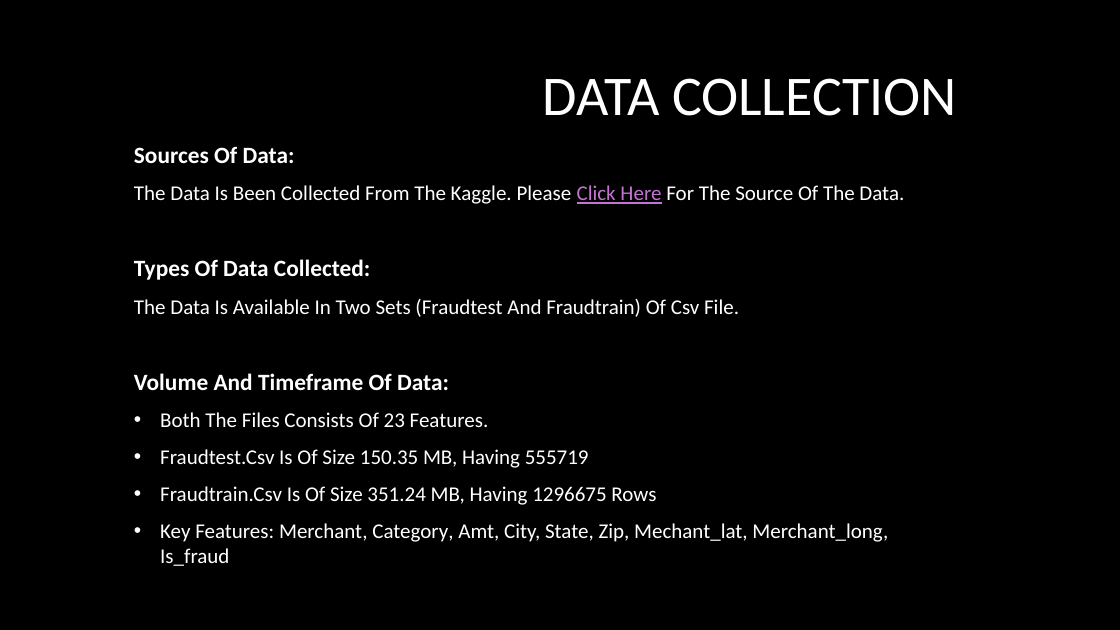
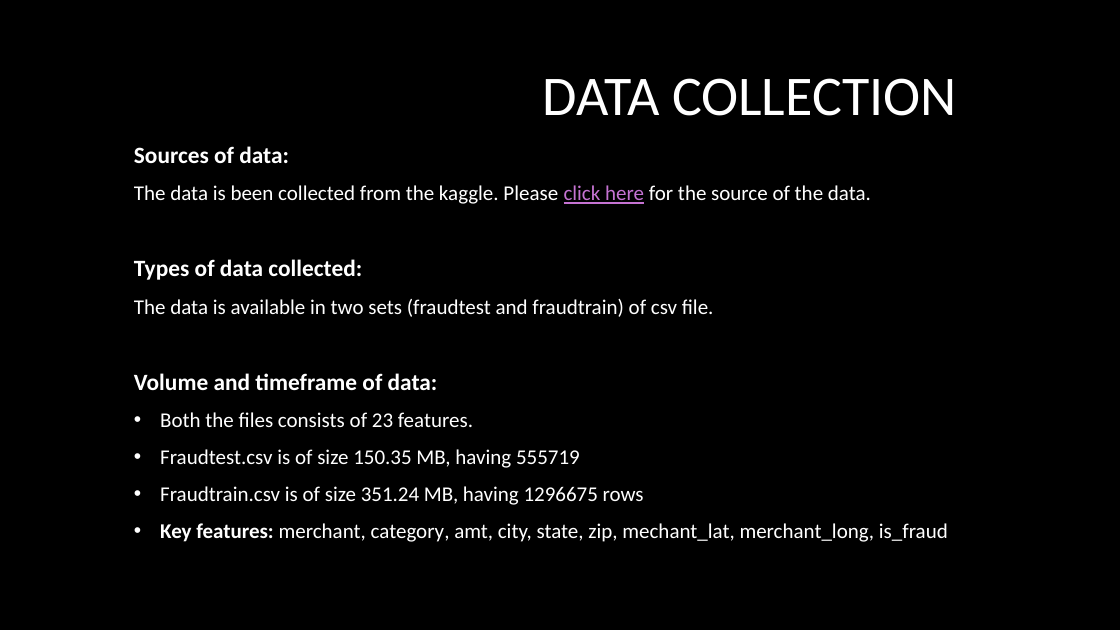
Before and after one commit to rahul-bhutekar/Data-Science, a slide deck: slide 3 of Projects/machine-learning-classification/ml-classification.pptx. Drawn at 1120x630 pixels with LibreOffice and Linux fonts; fonts in the diff are those of the drawing; background and template pictures are left out. Boxes give left, top, right and bottom in pixels: in the first picture for what was removed or moved away, otherwise in the second. Text is boxed around its words. In the diff, an @@ line names an element or a change of style, - is before the commit and + after.

```diff
--- a/Projects/machine-learning-classification/ml-classification.pptx
+++ b/Projects/machine-learning-classification/ml-classification.pptx
@@ subtitle at (134,146,948,542): text changed @@
-Sources Of Data:
-The Data Is Been Collected From The Kaggle. Please Click Here For The Source Of The Data.
-Types Of Data Collected:
-The Data Is Available In Two Sets (Fraudtest And Fraudtrain) Of Csv File.
-Volume And Timeframe Of Data:
-• Both The Files Consists Of 23 Features.
-• Fraudtest.Csv Is Of Size 150.35 MB, Having 555719
-• Fraudtrain.Csv Is Of Size 351.24 MB, Having 1296675 Rows
-• Key Features: Merchant, Category, Amt, City, State, Zip, Mechant_lat, Merchant_long, Is_fraud
+Sources of data:
+The data is been collected from the kaggle. Please click here for the source of the data.
+Types of data collected:
+The data is available in two sets (fraudtest and fraudtrain) of csv file.
+Volume and timeframe of data:
+• Both the files consists of 23 features.
+• Fraudtest.csv is of size 150.35 MB, having 555719
+• Fraudtrain.csv is of size 351.24 MB, having 1296675 rows
+• Key features: merchant, category, amt, city, state, zip, mechant_lat, merchant_long, is_fraud
```
Also in this commit, not shown: 8 other slides changed.
